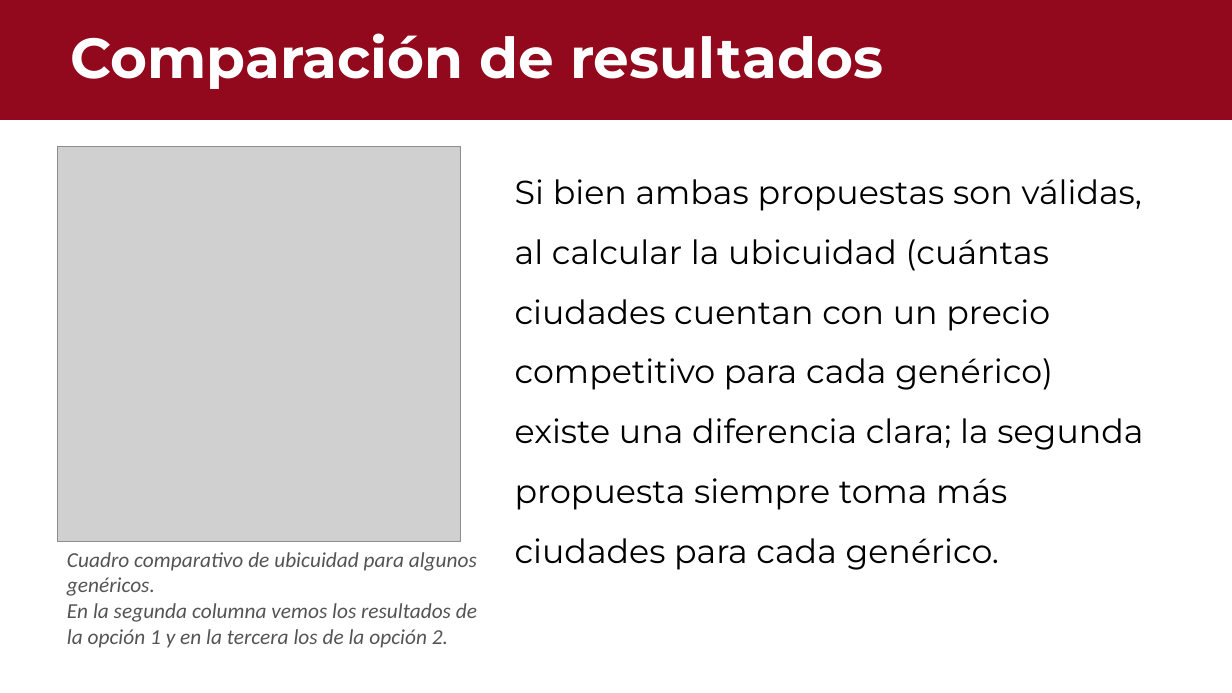
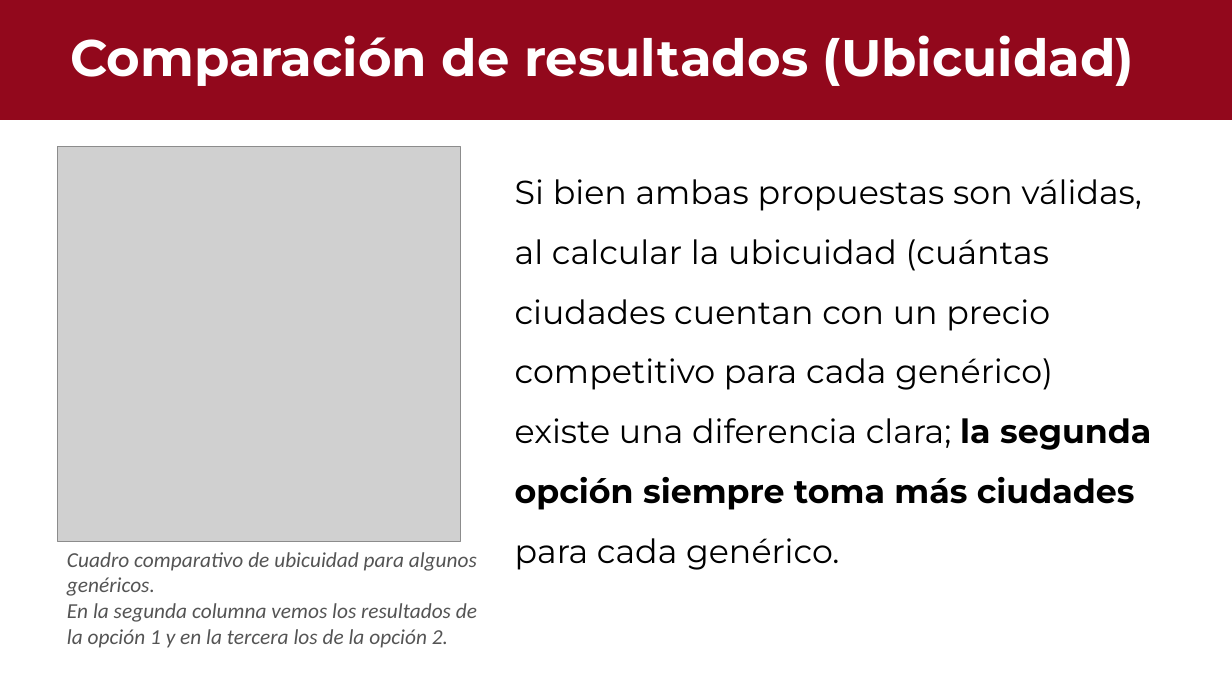
Before and after one commit to Enrique-2003SS/INPC_Regresi-n, a slide deck: slide 11 of outputs/INPC.pptx. Drawn at 1232x693 pixels with LibreOffice and Linux fonts; fonts in the diff are those of the drawing; grey boxes stand for pictures. Boxes give left, top, right and bottom in pixels: in the first picture for what was removed or moved away, otherwise in the second. Text is boxed around its words. In the diff, an @@ line names an element or a change of style, - is before the commit and + after.

```diff
--- a/outputs/INPC.pptx
+++ b/outputs/INPC.pptx
@@ text at [70, 35, 1135, 86]: text changed; size 44 to 40 pt @@
-Comparación de resultados
+Comparación de resultados (Ubicuidad)
@@ text at [515, 179, 1151, 570]: text changed @@
-Si bien ambas propuestas son válidas, al calcular la ubicuidad (cuántas ciudades cuentan con un precio competitivo para cada genérico) existe una diferencia clara; la segunda propuesta siempre toma más ciudades para cada genérico.
+Si bien ambas propuestas son válidas, al calcular la ubicuidad (cuántas ciudades cuentan con un precio competitivo para cada genérico) existe una diferencia clara; la segunda opción siempre toma más ciudades para cada genérico.
```
Also in this commit, not shown: 6 other slides changed, 2 slides added.
